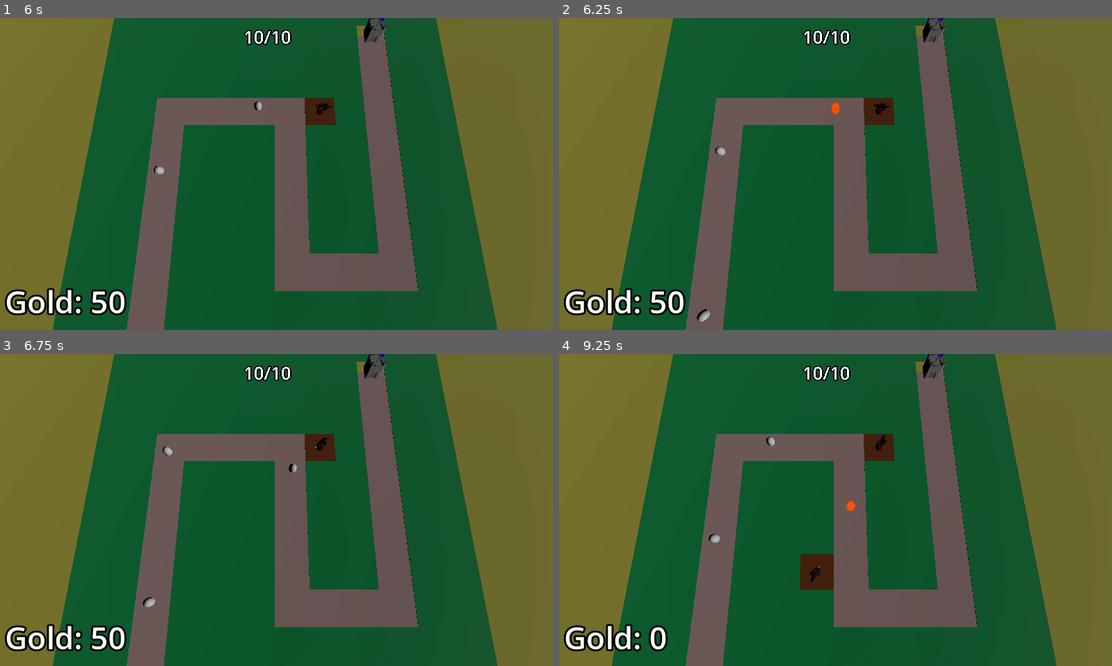
Above: before the commit, frames 1-4 (two rows, left to right).
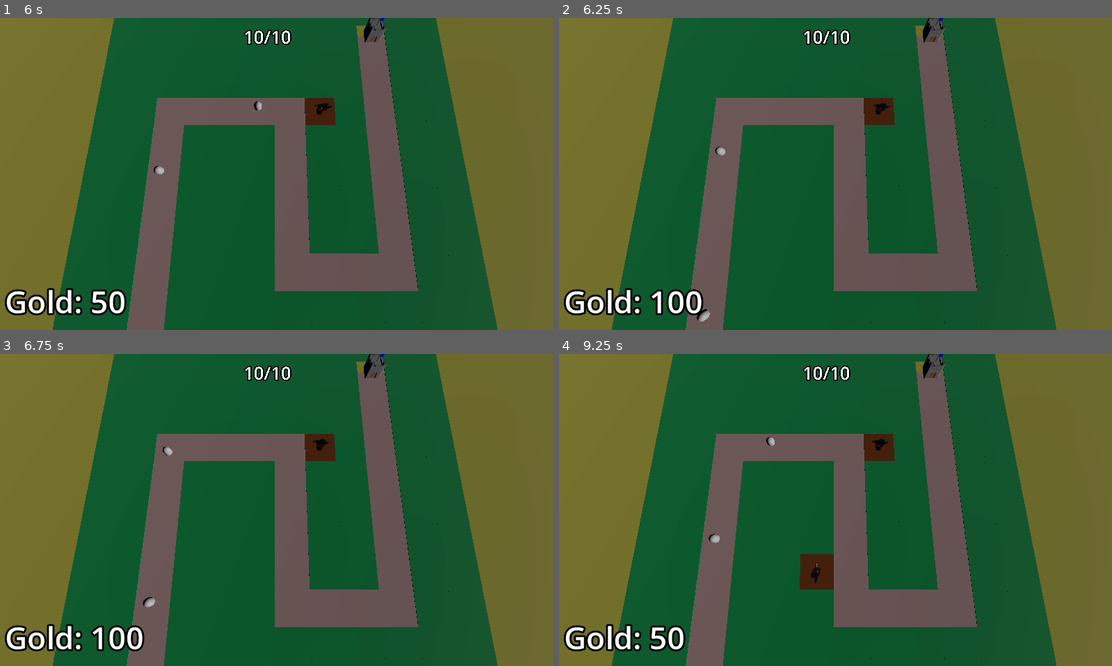
Above: after the commit, the same moments.

Repository: SpookyUboa/barbarian-blaster
Game: Godot game, scene res://Scenes/BaseScene.tscn
Same seed, same stepped clock (60 frames per second), same inputs: the game is played once before the commit and once after it.
Inputs (mouse positions are in pixels of both pictures, inside the frame that each line leads up to):
- Up to frame 1 (6 s): tap Enter at 0.5, 2 s; move the mouse to (398, 158) at 0.52 s; press the mouse at (398, 158) at 0.53 s; tap Space at 1.25 s; move the mouse to (165, 189) at 1.27 s; release the mouse at (165, 189) at 1.28 s; click (165, 189) at 1.35 s; move the mouse to (331, 105) at 2.02 s; press the mouse at (331, 105) at 2.03 s; move the mouse to (248, 236) at 2.77 s; release the mouse at (248, 236) at 2.78 s; click (248, 236) at 2.85 s; move the mouse to (442, 220) at 3.52 s; press the mouse at (442, 220) at 3.53 s; move the mouse to (110, 127) at 4.27 s; release the mouse at (110, 127) at 4.28 s; click (110, 127) at 4.35 s; move the mouse to (304, 174) at 5.02 s; press the mouse at (304, 174) at 5.03 s; move the mouse to (193, 96) at 5.77 s; release the mouse at (193, 96) at 5.78 s; click (193, 96) at 5.85 s
- Up to frame 2 (6.25 s): no input
- Up to frame 3 (6.75 s): move the mouse to (398, 494) at 6.52 s; press the mouse at (398, 494) at 6.53 s
- Up to frame 4 (9.25 s): move the mouse to (724, 525) at 7.27 s; release the mouse at (724, 525) at 7.28 s; click (724, 525) at 7.35 s; move the mouse to (890, 441) at 8.02 s; press the mouse at (890, 441) at 8.03 s; move the mouse to (807, 572) at 8.77 s; release the mouse at (807, 572) at 8.78 s; click (807, 572) at 8.85 s

Frame 1 is identical in both runs. In frame 2, 0.4% of the frame differs, in the area x 16-60%, y 27-96%; in frame 3, 0.5%; in frame 4, 0.5%, in the area x 16-60%, y 25-96%.

Commit message:
Enemy spawn bug fixed, balance changes

Diff:
--- a/Scenes/BaseScene.tscn
+++ b/Scenes/BaseScene.tscn
@@ -221,7 +221,7 @@
 [sub_resource type="Curve" id="Curve_og3ji"]
 min_value = 1.0
 max_value = 50.0
-_data = [Vector2(0, 1), 0.0, 99.0, 0, 1, Vector2(1, 100), 99.0, 0.0, 1, 0]
+_data = [Vector2(0, 1), 0.0, 49.0, 0, 1, Vector2(1, 50), 49.0, 0.0, 1, 0]
 point_count = 2
 
 [node name="Node3D" type="Node3D"]
--- a/Scenes/EnemyPath.gd
+++ b/Scenes/EnemyPath.gd
@@ -12,9 +12,10 @@
 	timer.wait_time = difficulty_manager.get_spawn_time()
 
 
+
 func _on_timer_timeout() -> void:
 	spawn_enemy()
 
 
 func _on_difficulty_manager_stop_spawning_enemies() -> void:
-	timer.stop
+	timer.stop()
--- a/Scenes/enemy.gd
+++ b/Scenes/enemy.gd
@@ -26,4 +26,4 @@
 	progress += delta * speed
 	if progress_ratio == 1.0 :
 		base.take_damage()
-		progress = 0
+		queue_free()
--- a/Scenes/projectile.gd
+++ b/Scenes/projectile.gd
@@ -2,7 +2,7 @@
 
 var direction := Vector3.FORWARD
 
-@export var speed := 100.0
+@export var speed := 50.0
 
 func _physics_process(delta: float) -> void:
 	position += direction * speed * delta
@@ -15,5 +15,5 @@
 func _on_area_entered(area: Area3D) -> void:
 	if area.is_in_group("enemy_area"):
 		print(area.get_parent().current_health)
-		area.get_parent().current_health -= 5
+		area.get_parent().current_health -= 8
 		queue_free()
--- a/Scenes/projectile.tscn
+++ b/Scenes/projectile.tscn
@@ -13,7 +13,7 @@
 [node name="projectile" type="Area3D"]
 top_level = true
 script = ExtResource("1_i06c8")
-speed = 50.0
+speed = 100.0
 
 [node name="CollisionShape3D" type="CollisionShape3D" parent="."]
 shape = SubResource("SphereShape3D_ogxdj")
Not shown: 6 places in MeshLibraries/SpaceLibrary.tres that only renumber resources
